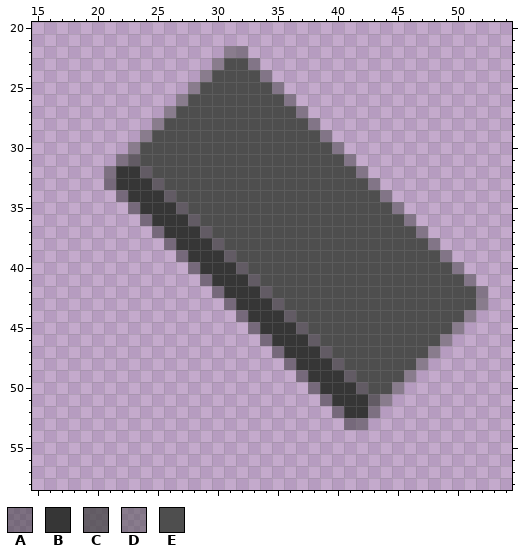
Two versions of one pixel-art sprite, img/westEastDeadStart.png. Above is the file before it was changed.
The file is 64x64 pixels. Shown: x 15..54, y 20..58.
Palette (. is transparent): A #36363680  B #363636  C #464646c0  D #4e4e4e80  E #4e4e4e
The result:
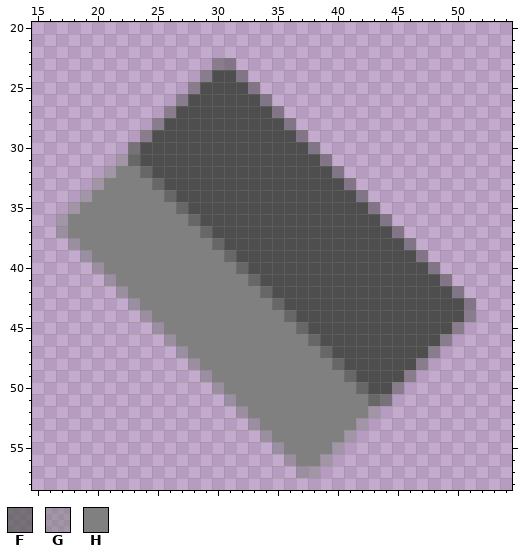
Colours new in this view: F #5e5e5ec0  G #80808080  H #808080
From old to new:
colour C: #464646c0 -> #676767
Changed rows in their new state; - is a pixel that keeps its letter.
first column x 17:
22 --------------..--------------------
23 --------------D..-------------------
24 ---------------D..------------------
25 ----------------D..-----------------
26 -----------------D..----------------
27 ------------------D..---------------
28 -------------------D..--------------
29 --------------------D..-------------
30 ------F--------------D..------------
31 -----G----------------D..-----------
32 ----GHH----------------D..----------
33 ---GHHHH----------------D..---------
34 --GHHHHHH----------------D..--------
35 -GHHHHHHHH----------------D..-------
36 GHHHHHHHHHH----------------D..------
37 GHHHHHHHHHHH----------------D..-----
38 -GHHHHHHHHHHH----------------D..----
39 --GHHHHHHHHHHH----------------D..---
40 ---GHHHHHHHHHHH----------------D..--
41 ----GHHHHHHHHHHH----------------D..-
42 -----GHHHHHHHHHHH----------------D..
43 ------GHHHHHHHHHHH----------------D.
44 -------GHHHHHHHHHHH-----------------
45 --------GHHHHHHHHHHH----------------
46 ---------GHHHHHHHHHHH---------------
47 ----------GHHHHHHHHHHH--------------
48 -----------GHHHHHHHHHHH-------------
49 ------------GHHHHHHHHHHH------------
50 -------------GHHHHHHHHHHH-----------
51 --------------GHHHHHHHHHHH-F--------
52 ---------------GHHHHHHHHHHG---------
53 ----------------GHHHHHHHHG----------
54 -----------------GHHHHHHG-----------
55 ------------------GHHHHG------------
56 -------------------GHHG-------------
57 --------------------GG--------------
Where, in picture pixels (left, top, right, bottom), the same in both pictures:
changed: (56, 46, 488, 478)
